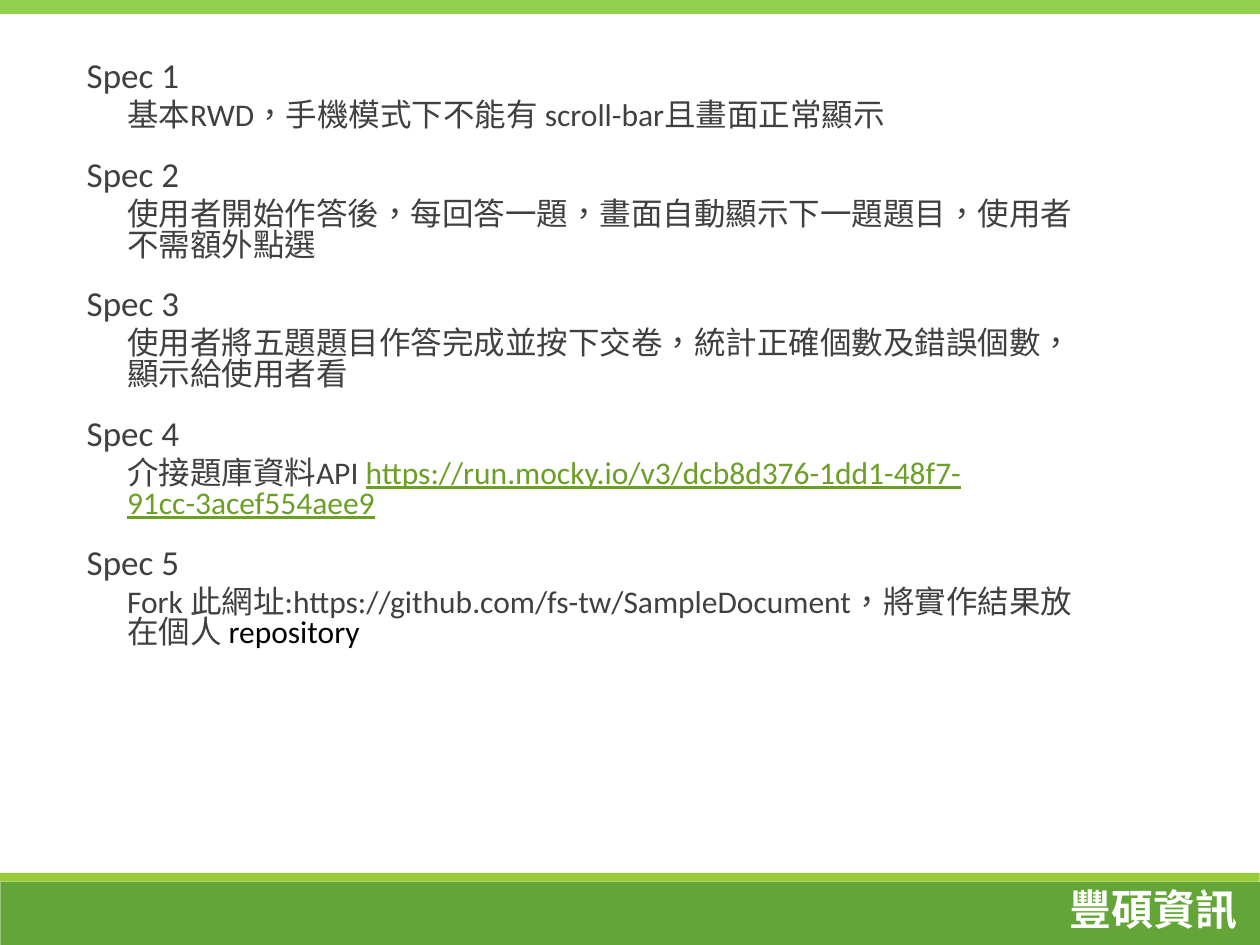
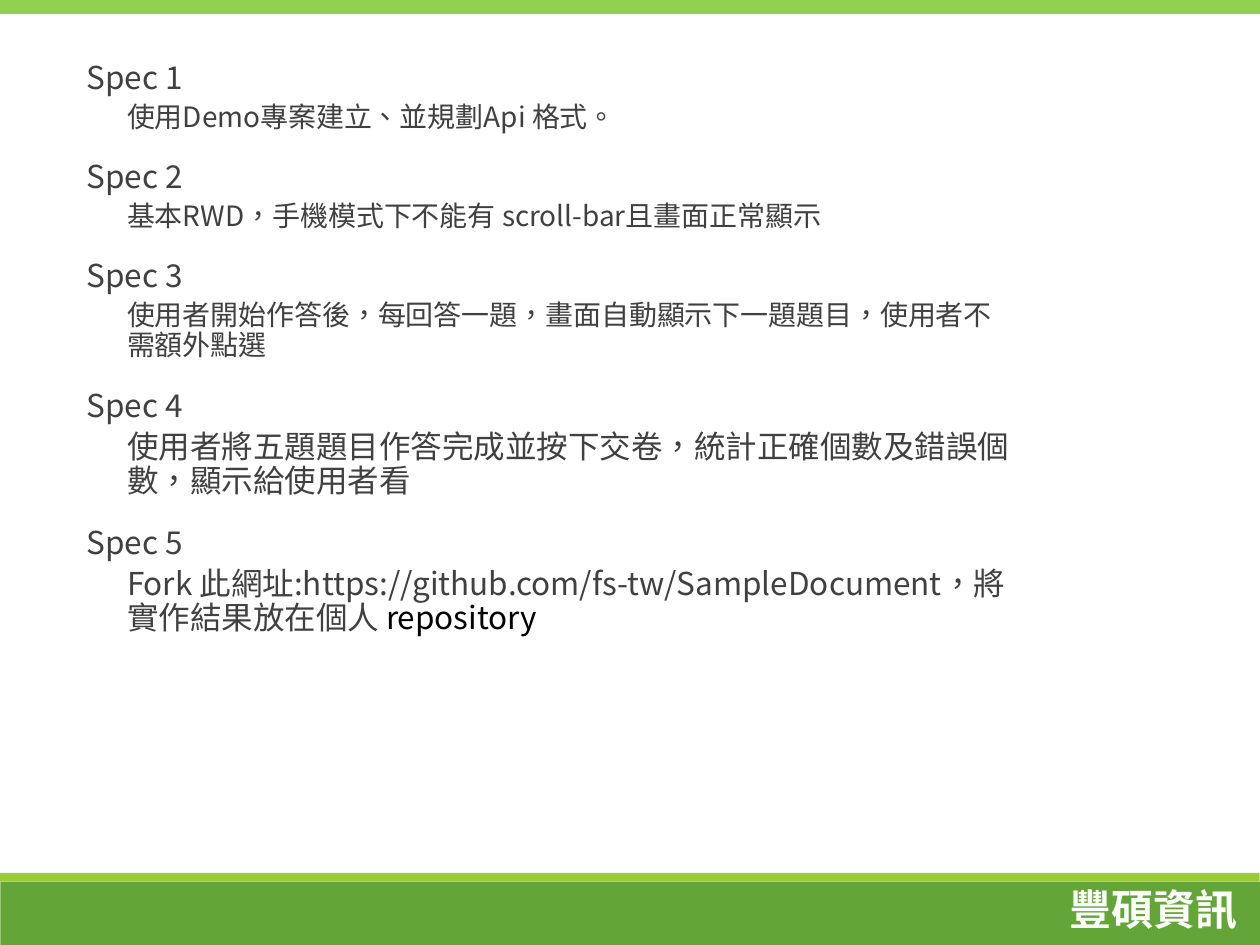
Before and after one commit to SheonXJ/SampleDocument, a slide deck: slide 8 of 題庫.pptx. Drawn at 1260x945 pixels with LibreOffice and Linux fonts; fonts in the diff are those of the drawing; background and template pictures are left out. Boxes give left, top, right and bottom in pixels: in the first picture for what was removed or moved away, otherwise in the second. Text is boxed around its words. In the diff, an @@ line names an element or a change of style, - is before the commit and + after.

```diff
--- a/題庫.pptx
+++ b/題庫.pptx
@@ text at (87, 65, 1009, 637): size 20 to 18 pt in "Spec 1", "Spec 5"; font Calibri to Noto Sans CJK SC in "Spec 1", "基本RWD，手機模式下不能有 scroll-bar且畫面正常顯示", "使用者開始作答後，每回答一題，畫面自動顯示下一題題目，使用者不需額外點選", "使用者將五題題目作答完成並按下交卷，統計正確個數及錯誤個數，顯示給使用者看" and 2 more places; size 18 to 16 pt in "基本RWD，手機模式下不能有 scroll-bar且畫面正常顯示", "使用者開始作答後，每回答一題，畫面自動顯示下一題題目，使用者不需額外點選"; line spacing 0.8 to 0.9 @@
@@ text at (87, 103, 616, 196): paragraphs added @@
+  使用Demo專案建立、並規劃Api 格式。
+Spec 2
@@ text at (87, 263, 183, 295): text changed; size 20 to 18 pt; font Calibri to Noto Sans CJK SC @@
-Spec 2
+Spec 3
@@ text at (87, 393, 183, 425): text changed; size 20 to 18 pt; font Calibri to Noto Sans CJK SC @@
-Spec 3
+Spec 4
@@ text at (87, 423, 961, 519): paragraphs removed @@
-Spec 4
-  介接題庫資料API https://run.mocky.io/v3/dcb8d376-1dd1-48f7-91cc-3acef554aee9
```
Also in this commit, not shown: 2 other slides changed.
